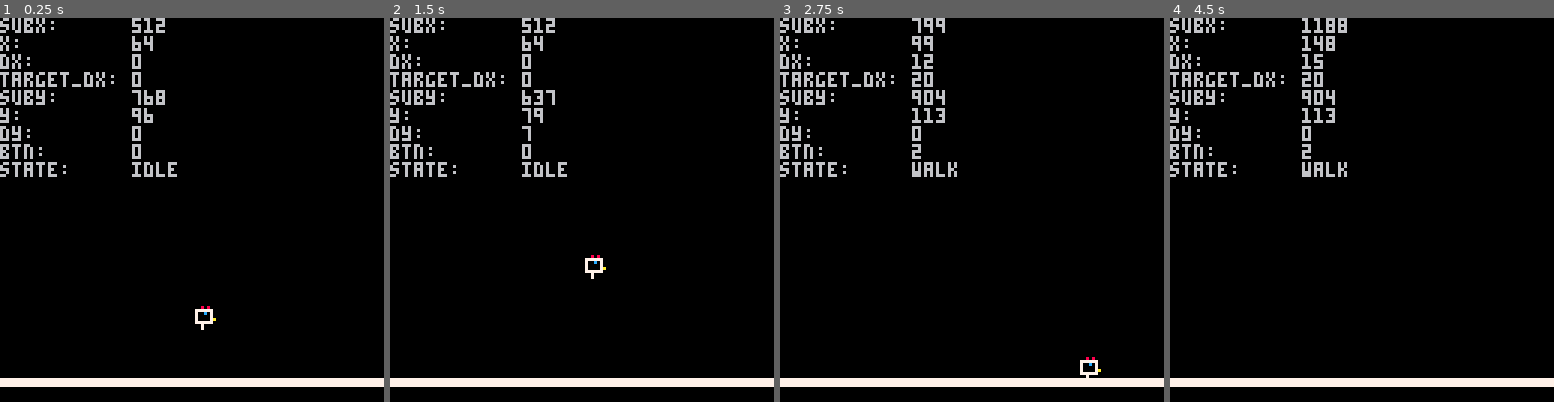
Above: before the commit, frames 1-4 (left to right).
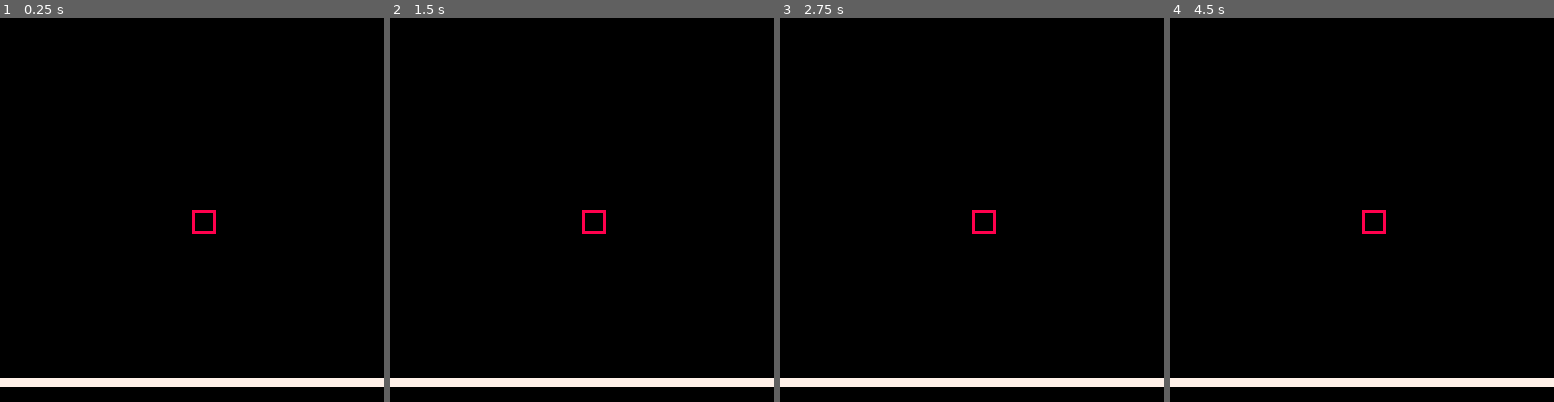
Above: after the commit, the same moments.

Repository: jmcarlson0320/chicken
Game: PICO-8 cartridge chicken.p8
Same seed, same stepped clock (60 frames per second), same inputs: the game is played once before the commit and once after it.
Inputs:
- Up to frame 1 (0.25 s): no input
- Up to frame 2 (1.5 s): tap X (X key) at 0.33, 1.07 s; tap O (Z key) at 0.7 s
- Up to frame 3 (2.75 s): hold Right 1.6-2.1 s; tap O (Z key) at 1.7, 2.1, 2.5 s; tap X (X key) at 1.85 s; hold Up 2.15-2.42 s; hold Right from 2.47 s (still down)
- Up to frame 4 (4.5 s): tap O (Z key) every 0.4 s from 2.9 to 4.1 s; tap X (X key) at 2.97, 4.08 s; release Right at 3.03 s; hold Left 3.08-3.58 s; hold Down 3.63-3.97 s; hold Right from 4.02 s (still down)

The runs differ from the first frame. In frame 1, 3.4% of the frame differs, in the area x 0-57%, y 0-82%; in frame 2, 3.3%; in frame 3, 3.5%; in frame 4, 3.5%, in the area x 0-57%, y 0-57%.

Commit message:
Test box

Diff:
--- a/chicken.p8
+++ b/chicken.p8
@@ -7,17 +7,18 @@
 DX_MAX_RUN = 36
 
 function _init()
-	player = create_player(64, 96)
+	box = create_test_box(64, 64)
 end
 
 function _update()
-	player_update(player)
+	update_box(box)
 end
 
 function _draw()
 	cls()
 	map()
-	player_draw(player)
+	draw_box(box)
+	--[[
 	print("subx:      "..player.sub_x)
 	print("x:         "..player.x)
 	print("dx:        "..player.dx)
@@ -27,6 +28,23 @@
 	print("dy:        "..player.dy)
 	print("btn:       "..btn())
 	print("state:     "..player.state)
+	]]
+end
+
+function create_test_box(x, y)
+	return {
+		x = x,
+		y = y,
+		dx = 0,
+		dy = 0,
+	}
+end
+
+function update_box(b)
+end
+
+function draw_box(b)
+	rect(b.x, b.y, b.x+7, b.y+7, 8)
 end
 
 function create_player(x, y)
